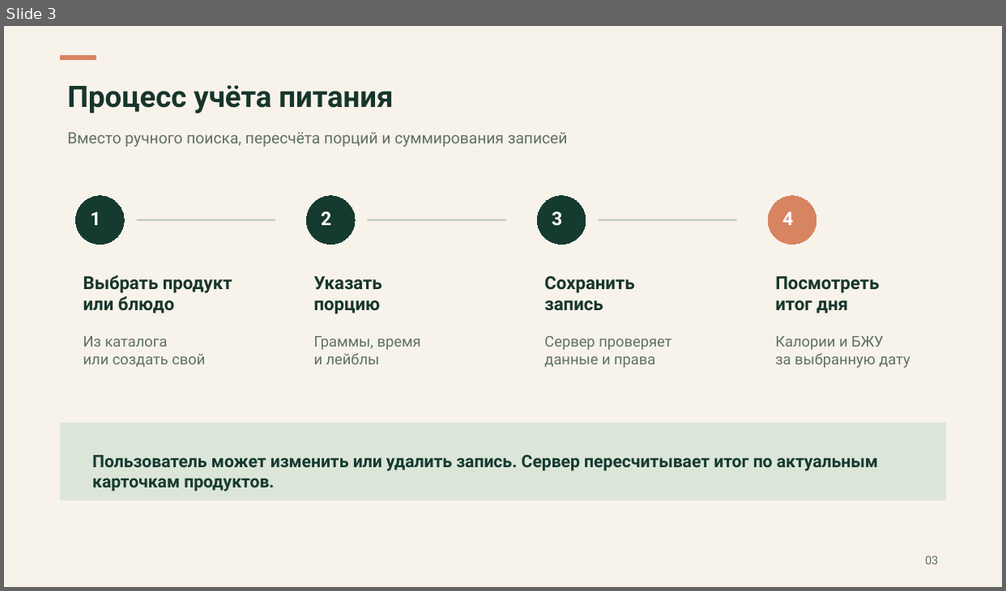
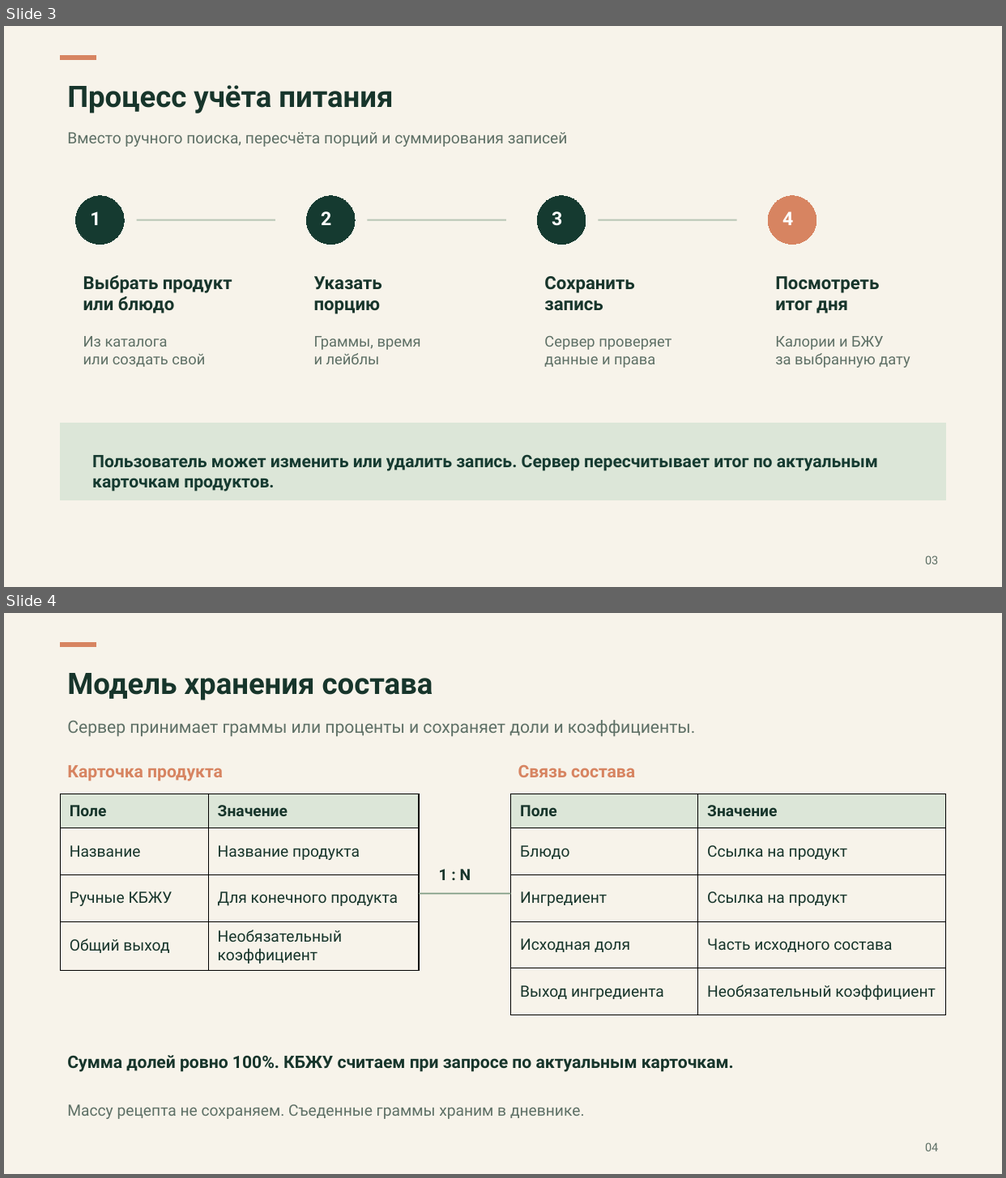
Before and after one commit to rurkk/Calorica, a slide deck: docs/semester-mvp/stage-2/Calorica-stage-2.pptx. Shown one above the other, each under a label of ours: slide 3 before the commit, slides 3 and 4 after it. The pictures are 1006x591 and 1006x1178 pixels, drawn with LibreOffice and Linux fonts; fonts in the diff are those of the drawing. Boxes give left, top, right and bottom in pixels: in the first picture for what was removed or moved away, otherwise in the second. Text is boxed around its words. In the diff, an @@ line names an element or a change of style, - is before the commit and + after.

Commit message:
docs: обновить модель состава и убрать оценки трудозатрат

```diff
--- a/docs/semester-mvp/stage-2/Calorica-stage-2.pptx
+++ b/docs/semester-mvp/stage-2/Calorica-stage-2.pptx
@@ slide 4 added at <box>4,613,1002,1174</box>, background #F7F3EA @@
@@ rectangle added at <box>60,643,96,647</box>, fill #D78461, outline #D78461 0 pt @@
@@ text added at <box>67,673,433,700</box>, 28.5 pt, text #17352B, bold @@
+Модель хранения состава
@@ text added at <box>67,720,696,737</box>, 16.5 pt, text #5E7066 @@
+Сервер принимает граммы или проценты и сохраняет доли и коэффициенты.
@@ text added at <box>67,765,223,781</box>, 16.5 pt, text #D78461, bold @@
+Карточка продукта
@@ text added at <box>518,765,635,777</box>, 16.5 pt, text #D78461, bold @@
+Связь состава
@@ table added at <box>60,794,419,969</box>, 4 rows, 2 columns @@
+Поле | Значение
+Название | Название продукта
+Ручные КБЖУ | Для конечного продукта
+Общий выход | Необязательный коэффициент
@@ table added at <box>511,794,946,1016</box>, 5 rows, 2 columns @@
+Поле | Значение
+Блюдо | Ссылка на продукт
+Ингредиент | Ссылка на продукт
+Исходная доля | Часть исходного состава
+Выход ингредиента | Необязательный коэффициент
@@ text added at <box>439,869,471,880</box>, 15 pt, text #17352B, bold @@
+1 : N
@@ line added from (419, 894) to (511, 894), #7E9B83 1.5 pt @@
@@ text added at <box>67,1055,734,1072</box>, 16.5 pt, text #17352B, bold @@
+Сумма долей ровно 100%. КБЖУ считаем при запросе по актуальным карточкам.
@@ text added at <box>67,1105,585,1119</box>, 15 pt, text #5E7066 @@
+Массу рецепта не сохраняем. Съеденные граммы храним в дневнике.
@@ text added at <box>925,1143,938,1152</box>, 11.2 pt, text #5E7066 @@
+04
```
Also in this commit, not shown: 1 slide changed, 1 slide removed, 16 other files.
